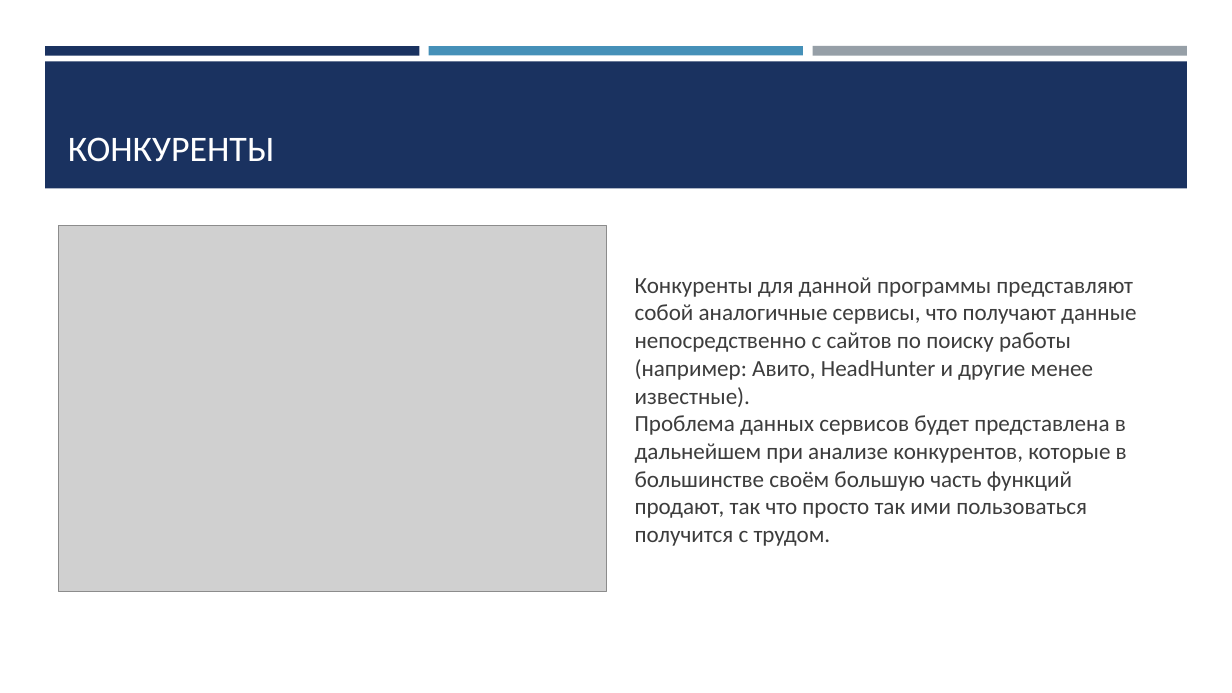
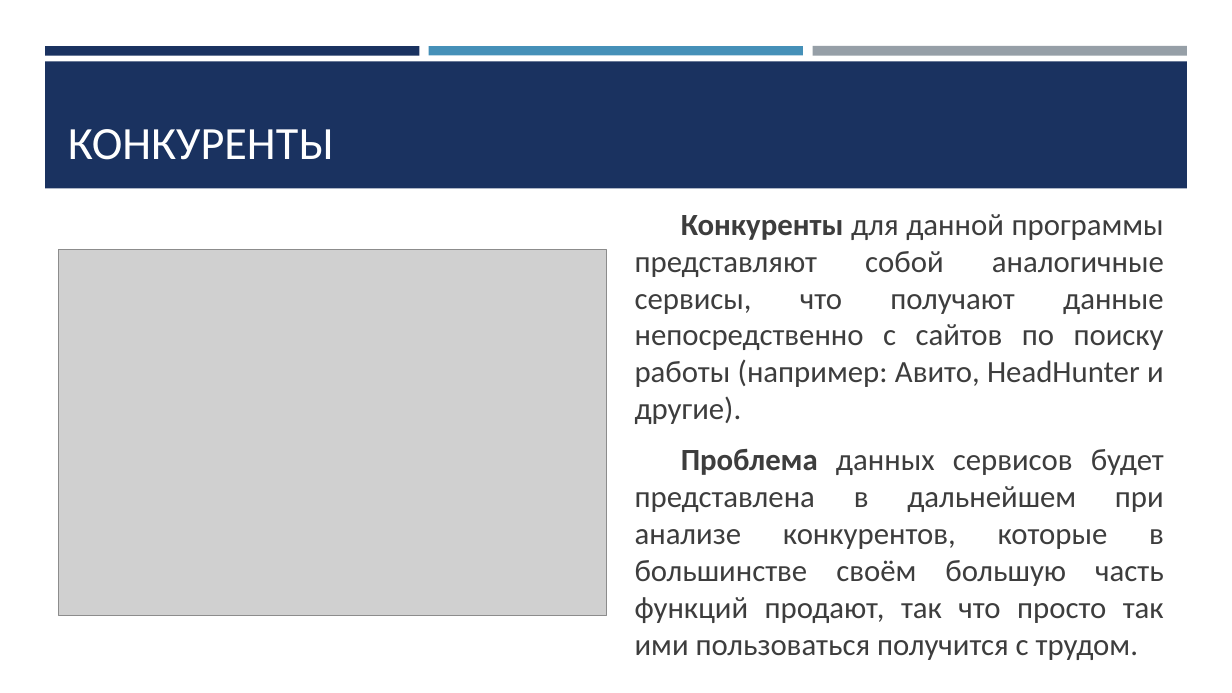
Before and after one commit to JaydenPears/Search-Profession, a slide deck: slide 3 of Документация/Презентация по Проектной работе «Search Profession».pptx. Drawn at 1232x693 pixels with LibreOffice and Linux fonts; fonts in the diff are those of the drawing; grey boxes stand for pictures. Boxes give left, top, right and bottom in pixels: in the first picture for what was removed or moved away, otherwise in the second. Text is boxed around its words. In the diff, an @@ line names an element or a change of style, - is before the commit and + after.

```diff
--- a/Документация/Презентация по Проектной работе «Search Profession».pptx
+++ b/Документация/Презентация по Проектной работе «Search Profession».pptx
@@ title "КОНКУРЕНТЫ" at box(68, 129, 333, 160): size 28 to 36 pt @@
@@ text at box(635, 214, 1164, 660): text changed; size 18 to 24 pt @@
-Конкуренты для данной программы представляют собой аналогичные сервисы, что получают данные непосредственно с сайтов по поиску работы (например: Авито, HeadHunter и другие менее известные).
-Проблема данных сервисов будет представлена в дальнейшем при анализе конкурентов, которые в большинстве своём большую часть функций продают, так что просто так ими пользоваться получится с трудом.
+Конкуренты для данной программы представляют собой аналогичные сервисы, что получают данные непосредственно с сайтов по поиску работы (например: Авито, HeadHunter и другие).
+Проблема данных сервисов будет представлена в дальнейшем при анализе конкурентов, которые в большинстве своём большую часть функций продают, так что просто так ими пользоваться получится с трудом.
@@ picture: place and size @@
-picture at box(59, 226, 607, 592)
+picture at box(59, 250, 607, 616)
```
Also in this commit, not shown: 10 other slides changed.
